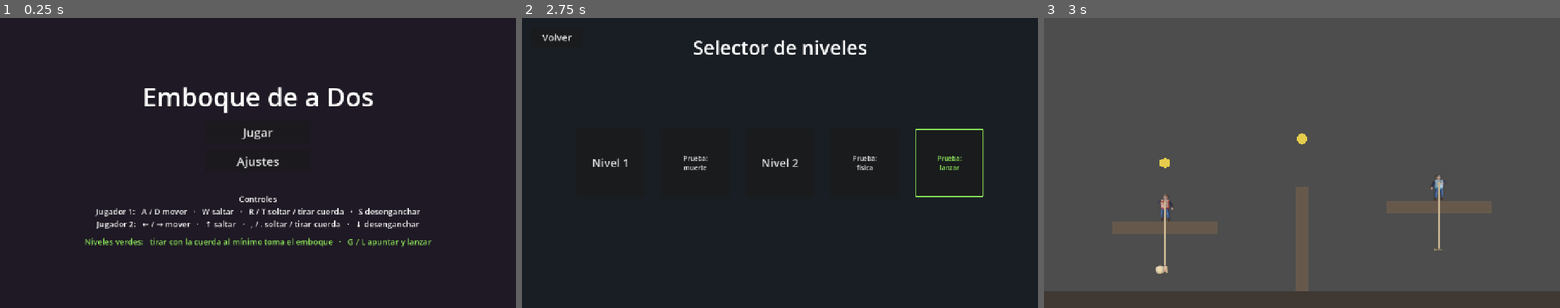
Above: before the commit, frames 1-3 (left to right).
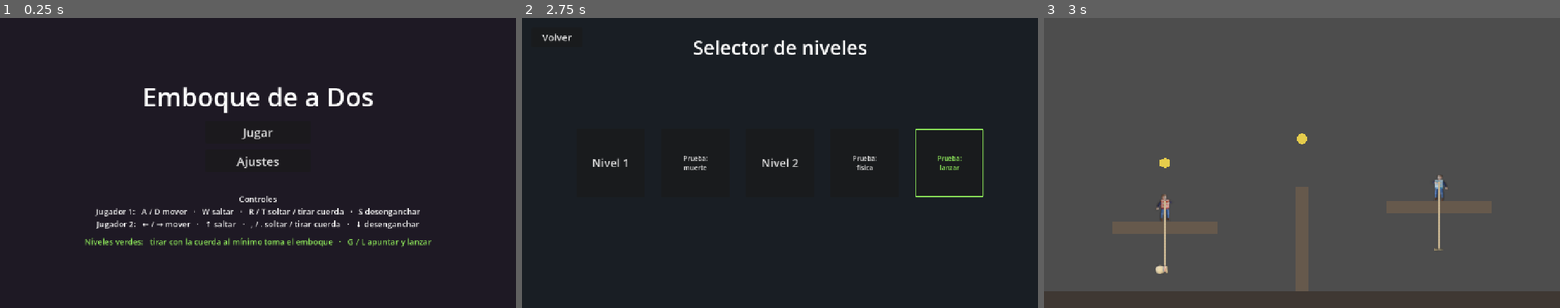
Above: after the commit, the same moments.

Repository: vittocher/emboque-de-a-dos
Game: Godot game, scene res://scenes/ui/main_menu.tscn
The game is run twice, just before and just after one commit, with the same random seed, the same clock (stepped at 60 frames per second) and the same inputs.
Inputs:
- Up to frame 1 (0.25 s): no input
- Up to frame 2 (2.75 s): click "Jugar" at 0.5 s; click "Volver" at 1.25 s; click "Jugar" at 2 s
- Up to frame 3 (3 s): click "Nivel 1" at 2.75 s

Frames 1-2 are identical in both runs. In frame 3, 0.2% of the frame differs, in the area x 21-79%, y 54-71%.

Commit message:
feat: increase player walk animation speed and enable horizontal flip for player sprite

Diff:
--- a/assets/jugadores/p1/p1_frames.tres
+++ b/assets/jugadores/p1/p1_frames.tres
@@ -23,7 +23,7 @@
 }],
 "loop": true,
 "name": &"walk",
-"speed": 1.5
+"speed": 5.0
 }, {
 "frames": [{
 "duration": 1.0,
--- a/assets/jugadores/p2/p2_frames.tres
+++ b/assets/jugadores/p2/p2_frames.tres
@@ -23,7 +23,7 @@
 }],
 "loop": true,
 "name": &"walk",
-"speed": 1.5
+"speed": 5.0
 }, {
 "frames": [{
 "duration": 1.0,
--- a/scenes/player.tscn
+++ b/scenes/player.tscn
@@ -38,6 +38,7 @@
 sprite_frames = ExtResource("2_frames_p1")
 animation = &"idle"
 autoplay = "idle"
+flip_h = true
 
 [node name="RopeAnchor" type="Marker2D" parent="."]
 position = Vector2(0, -18)
Not shown, changed: CLAUDE.md
